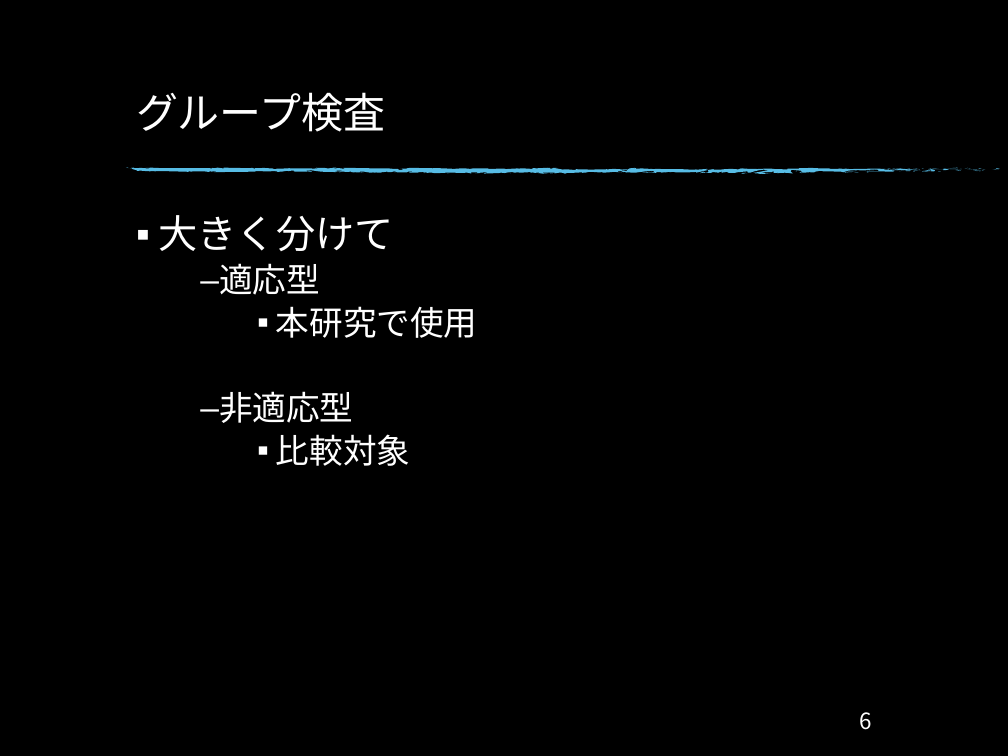
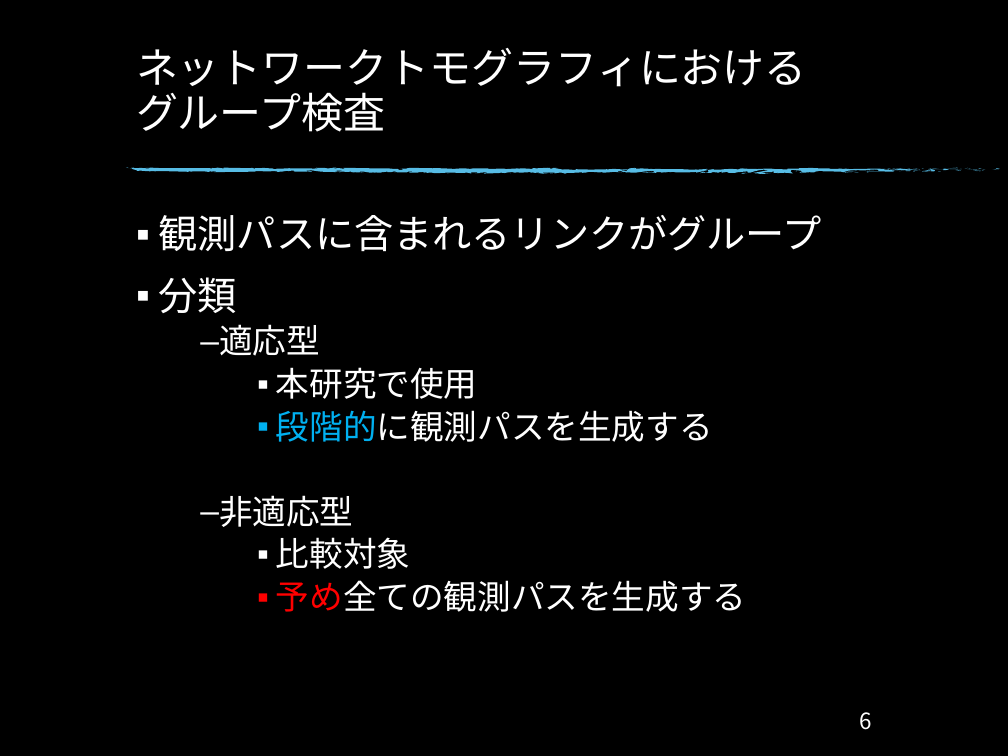
Before and after one commit to Ryo0021300/Monograph, a slide deck: slide 7 of Monograph/卒研発表_34.pptx. Drawn at 1008x756 pixels with LibreOffice and Linux fonts; fonts in the diff are those of the drawing; background and template pictures are left out. Boxes give left, top, right and bottom in pixels: in the first picture for what was removed or moved away, otherwise in the second. Text is boxed around its words. In the diff, an @@ line names an element or a change of style, - is before the commit and + after.

```diff
--- a/Monograph/卒研発表_34.pptx
+++ b/Monograph/卒研発表_34.pptx
@@ title at (136,48,807,132): text changed @@
-グループ検査
+ネットワークトモグラフィにおける グループ検査
@@ text at (159,215,822,313): text changed @@
-▪ 大きく分けて
+▪ 観測パスに含まれるリンクがグループ
+▪ 分類
@@ text at (276,410,713,442): paragraph added @@
+            ▪ 段階的に観測パスを生成する
@@ text at (276,580,746,612): paragraph added @@
+            ▪ 予め全ての観測パスを生成する
```
Also in this commit, not shown: 6 other slides changed, 2 slides added, 5 other files.
